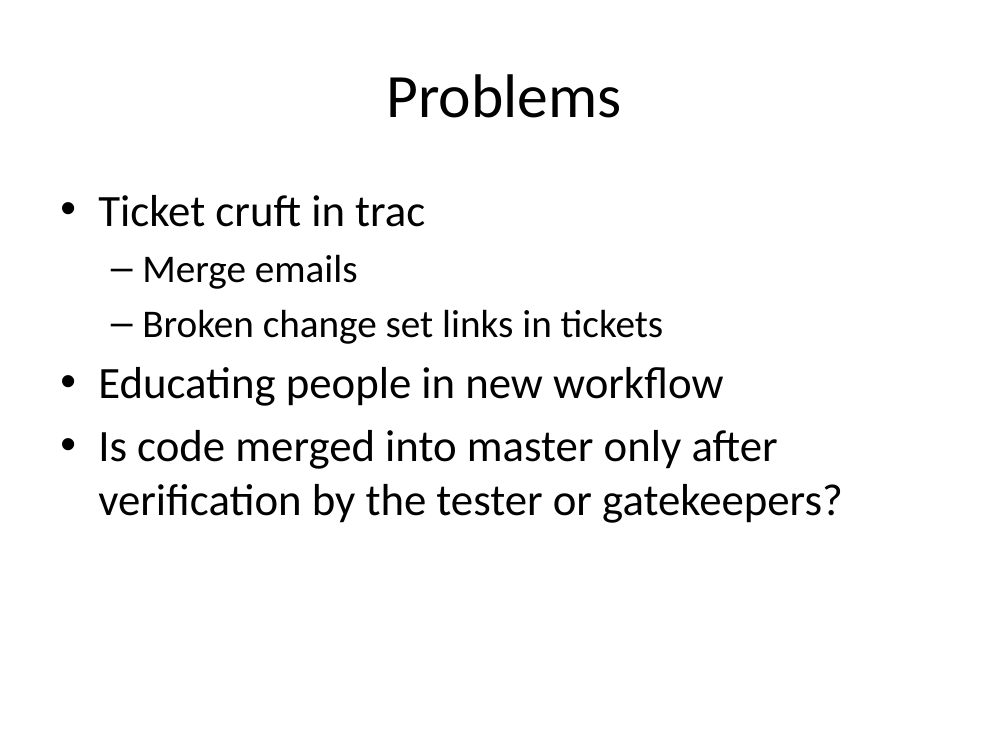
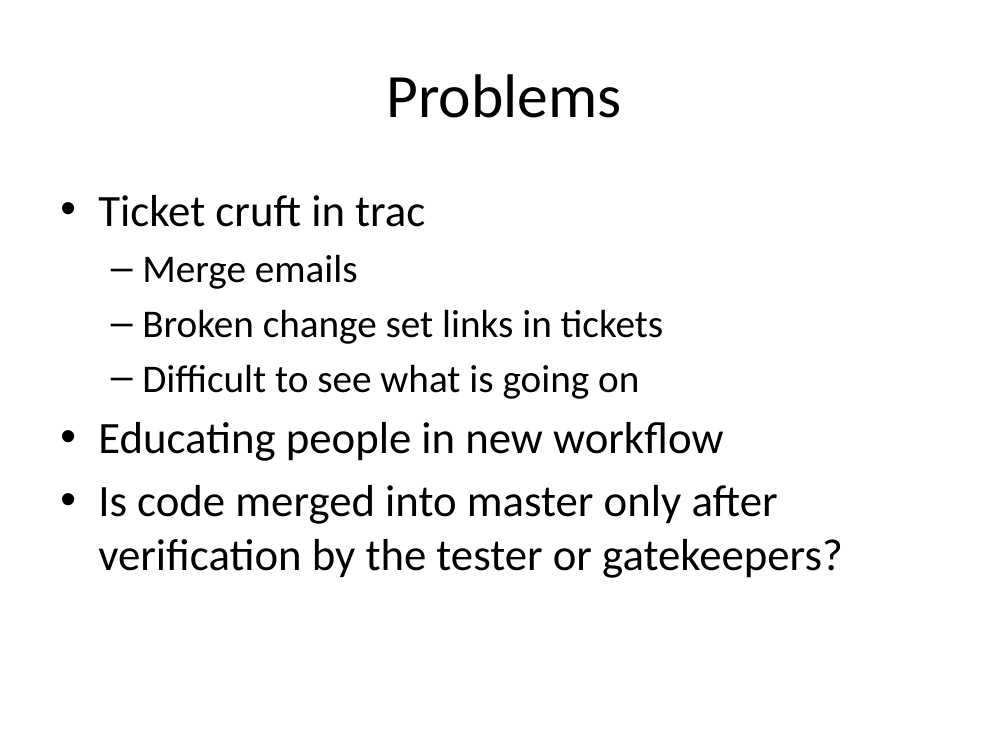
Before and after one commit to mantidproject/documents, a slide deck: slide 16 of Presentations/DevMeeting20120208_stablemaster.pptx. Drawn at 1008x756 pixels with LibreOffice and Linux fonts; fonts in the diff are those of the drawing. Boxes give left, top, right and bottom in pixels: in the first picture for what was removed or moved away, otherwise in the second. Text is boxed around its words. In the diff, an @@ line names an element or a change of style, - is before the commit and + after.

```diff
--- a/Presentations/DevMeeting20120208_stablemaster.pptx
+++ b/Presentations/DevMeeting20120208_stablemaster.pptx
@@ text at [142,364,639,399]: paragraph added @@
+  – Difficult to see what is going on
```
Also in this commit, not shown: 2 other slides changed, 1 slide removed.
